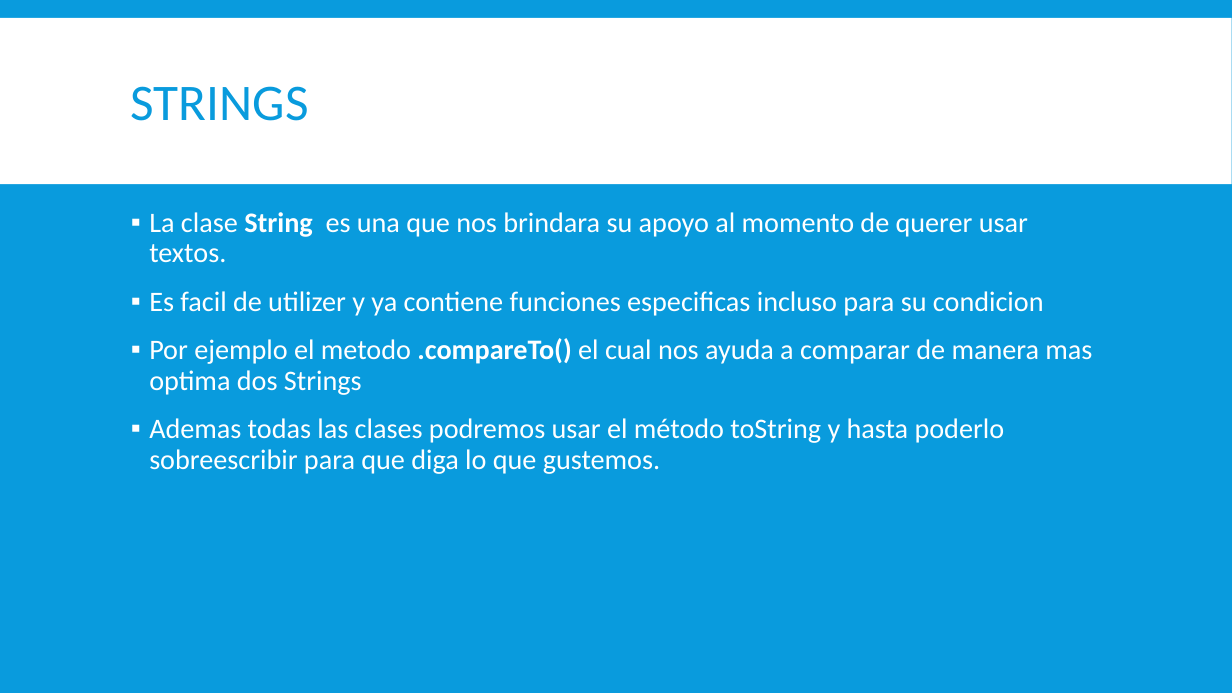
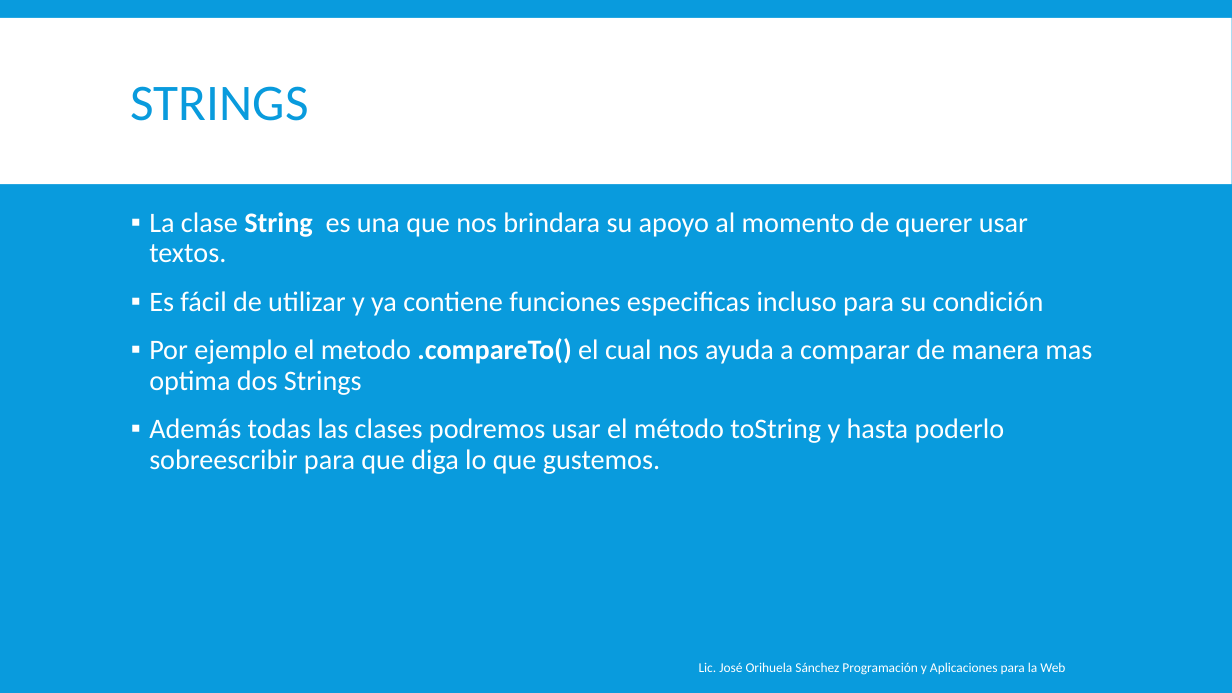
Before and after one commit to magoclown/PAPW, a slide deck: slide 14 of Presentaciones/Segundo Parcial/Introducción a Java.pptx. Drawn at 1232x693 pixels with LibreOffice and Linux fonts; fonts in the diff are those of the drawing. Boxes give left, top, right and bottom in pixels: in the first picture for what was removed or moved away, otherwise in the second. Text is boxed around its words. In the diff, an @@ line names an element or a change of style, - is before the commit and + after.

```diff
--- a/Presentaciones/Segundo Parcial/Introducción a Java.pptx
+++ b/Presentaciones/Segundo Parcial/Introducción a Java.pptx
@@ text at box(149, 291, 1044, 316): text changed @@
-▪ Es facil de utilizer y ya contiene funciones especificas incluso para su condicion
+▪ Es fácil de utilizar y ya contiene funciones especificas incluso para su condición
@@ text at box(149, 418, 1005, 474): text changed @@
-▪ Ademas todas las clases podremos usar el método toString y hasta poderlo sobreescribir para que diga lo que gustemos.
+▪ Además todas las clases podremos usar el método toString y hasta poderlo sobreescribir para que diga lo que gustemos.
@@ text added at box(699, 662, 1065, 675), 10.5 pt, text #FFFFFF @@
+Lic. José Orihuela Sánchez Programación y Aplicaciones para la Web
```
Also in this commit, not shown: 18 other slides changed, 2 other files.
